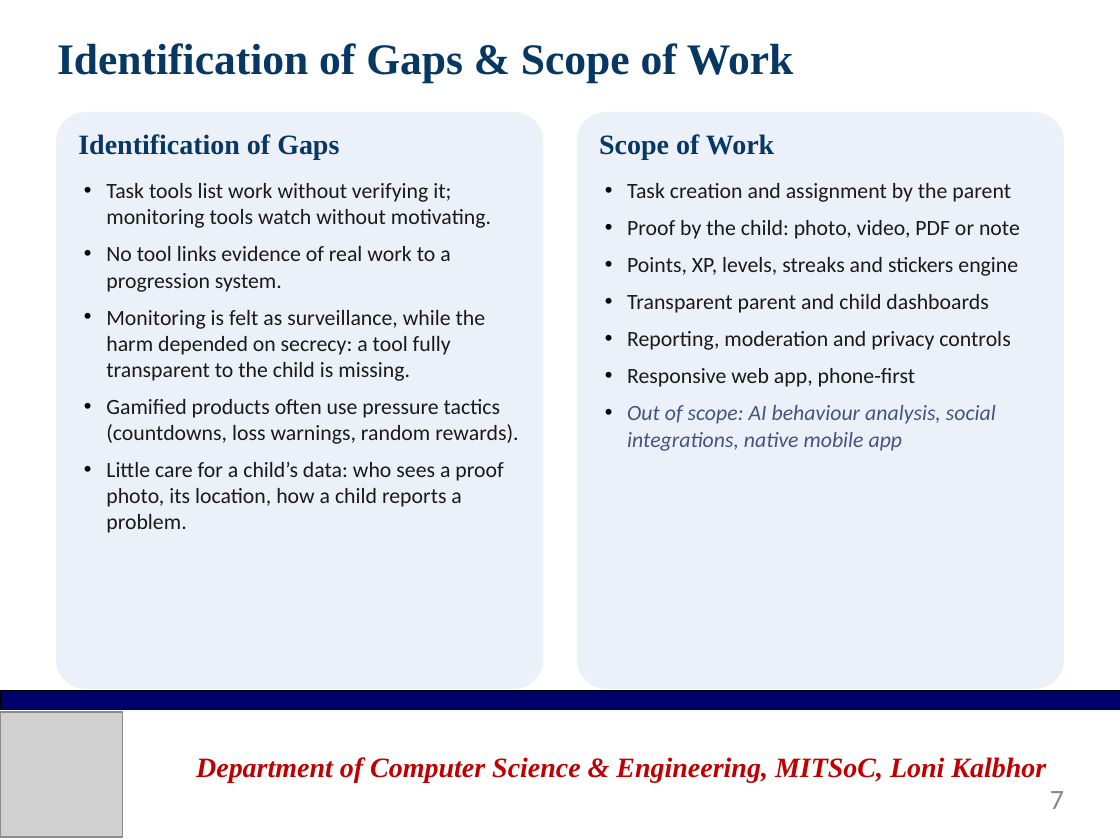
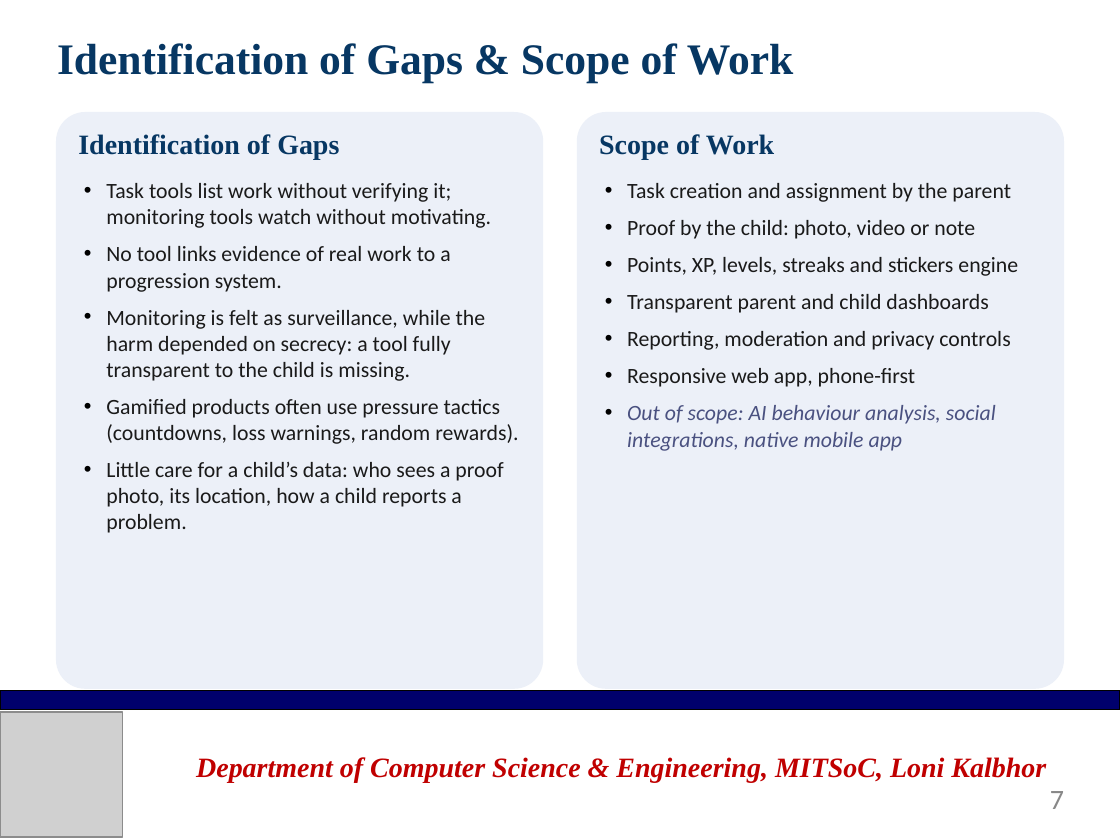
Before and after one commit to asce999/GrowKid, a slide deck: slide 7 of Documentation/Presentation/GrowKid-Final-Presentation.pptx. Drawn at 1120x840 pixels with LibreOffice and Linux fonts; fonts in the diff are those of the drawing; grey boxes stand for pictures; background and template pictures are left out. Boxes give left, top, right and bottom in pixels: in the first picture for what was removed or moved away, otherwise in the second. Text is boxed around its words. In the diff, an @@ line names an element or a change of style, - is before the commit and + after.

```diff
--- a/Documentation/Presentation/GrowKid-Final-Presentation.pptx
+++ b/Documentation/Presentation/GrowKid-Final-Presentation.pptx
@@ text at (627, 220, 975, 239): text changed @@
-• Proof by the child: photo, video, PDF or note
+• Proof by the child: photo, video or note
```
Also in this commit, not shown: 10 other slides changed, 13 other files.
